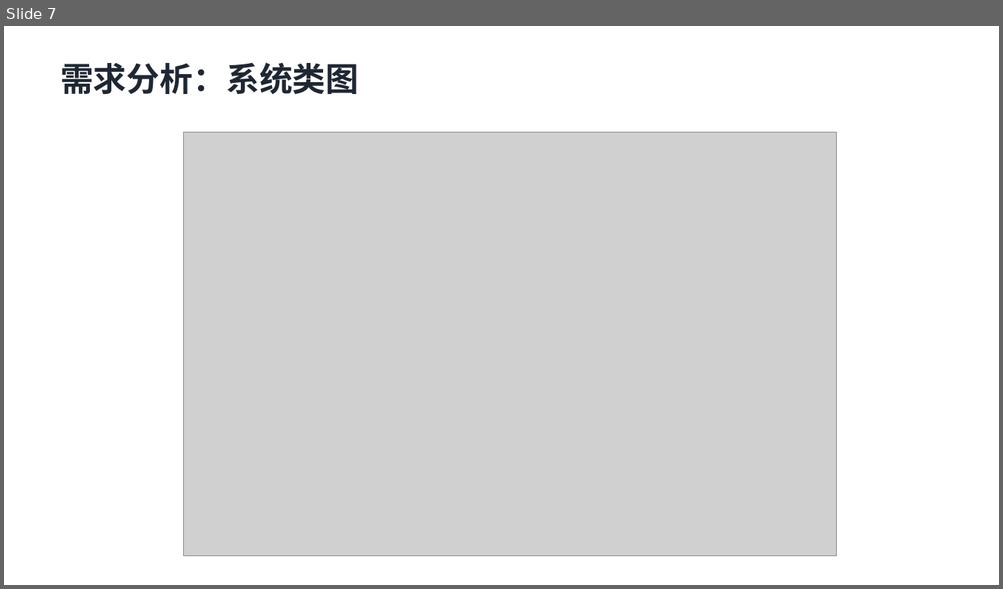
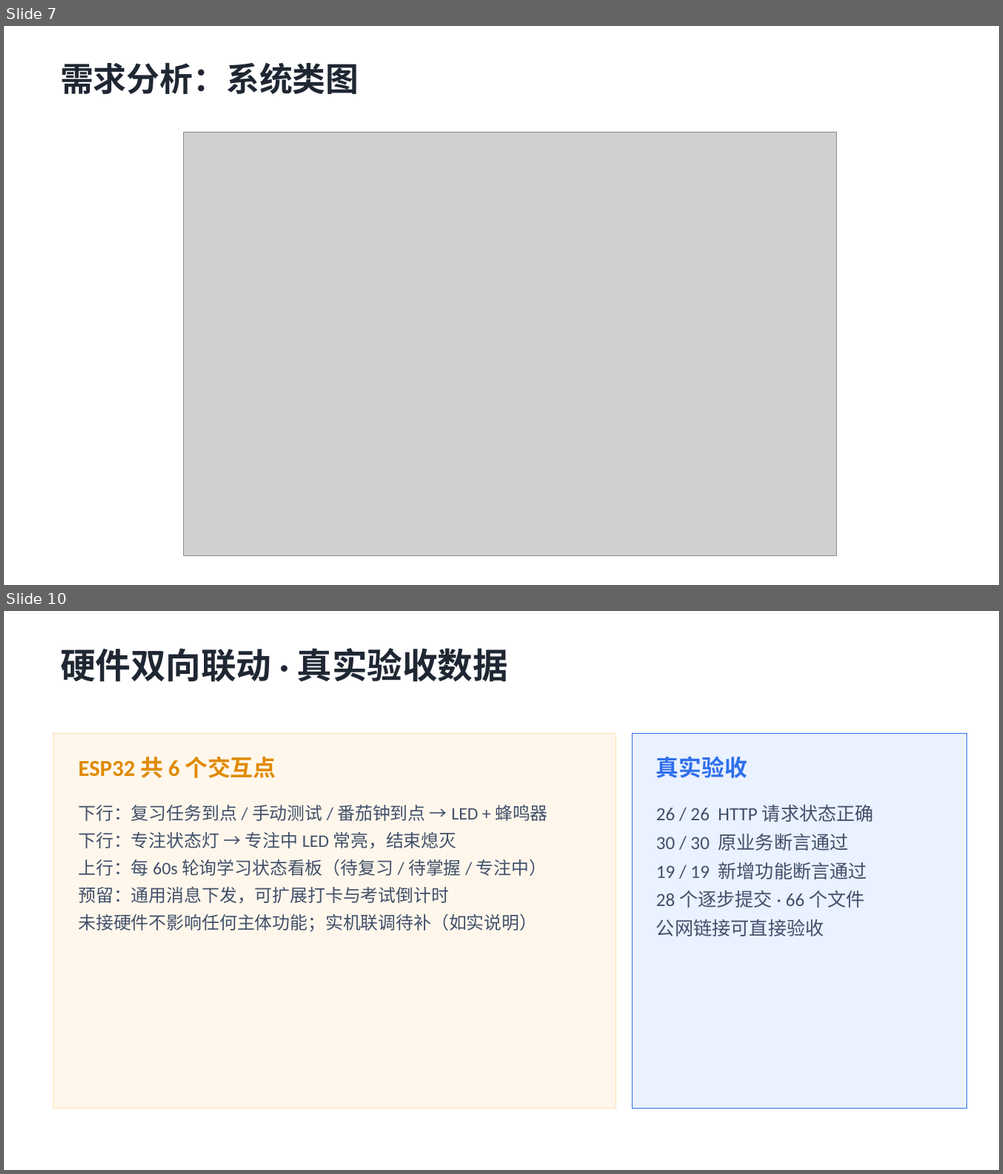
Before and after one commit to kecit33/ai-agent-study, a slide deck: docs/AI校园学习陪伴助手_答辩.pptx. Shown one above the other, each under a label of ours: slide 7 before the commit, slides 7 and 10 after it; the slides between them are not shown. The pictures are 1003x589 and 1003x1174 pixels, drawn with LibreOffice and Linux fonts; fonts in the diff are those of the drawing; grey boxes stand for pictures. Boxes give left, top, right and bottom in pixels: in the first picture for what was removed or moved away, otherwise in the second. Text is boxed around its words. In the diff, an @@ line names an element or a change of style, - is before the commit and + after.

Commit message:
docs: SRS 与 PPT 同步 V1.1 增量功能

```diff
--- a/docs/AI校园学习陪伴助手_答辩.pptx
+++ b/docs/AI校园学习陪伴助手_答辩.pptx
@@ slide 10 added at [4,611,999,1170], background #FFFFFF @@
@@ text added at [60,648,508,682], 34 pt, text #1F2733, bold @@
+硬件双向联动 · 真实验收数据
@@ rectangle added at [54,733,617,1109], fill #FFF7EC, outline #FFE0B0 0.75 pt @@
@@ rectangle added at [632,733,967,1109], fill #EAF1FF, outline #2F6FED 0.75 pt @@
@@ text added at [78,756,276,778], 22 pt, text #E08A00, bold @@
+ESP32 共 6 个交互点
@@ text added at [656,756,747,778], 22 pt, text #2F6FED, bold @@
+真实验收
@@ text added at [78,805,547,932], 17 pt, text #41506A @@
+下行：复习任务到点 / 手动测试 / 番茄钟到点 → LED + 蜂鸣器
+下行：专注状态灯 → 专注中 LED 常亮，结束熄灭
+上行：每 60s 轮询学习状态看板（待复习 / 待掌握 / 专注中）
+预留：通用消息下发，可扩展打卡与考试倒计时
+未接硬件不影响任何主体功能；实机联调待补（如实说明）
@@ text added at [656,804,874,937], 18 pt, text #41506A @@
+26 / 26 HTTP 请求状态正确
+30 / 30 原业务断言通过
+19 / 19 新增功能断言通过
+28 个逐步提交 · 66 个文件
+公网链接可直接验收
```
Also in this commit, not shown: 3 slides changed, 1 other slide added, 3 other files.
